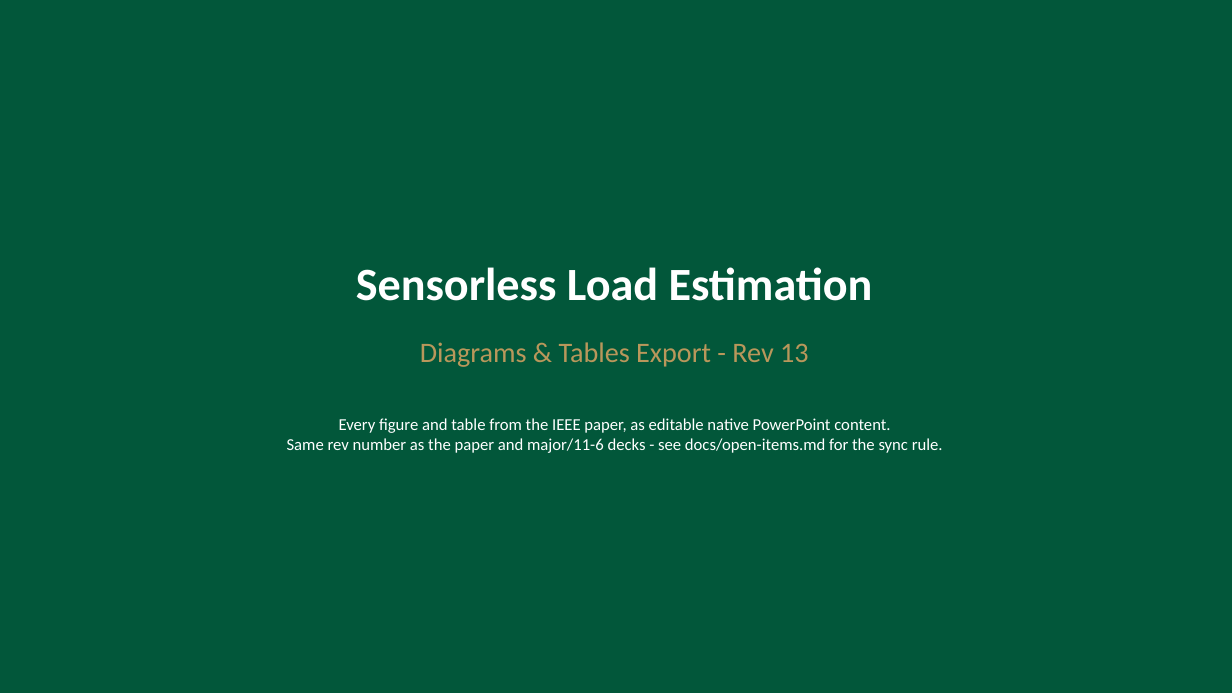
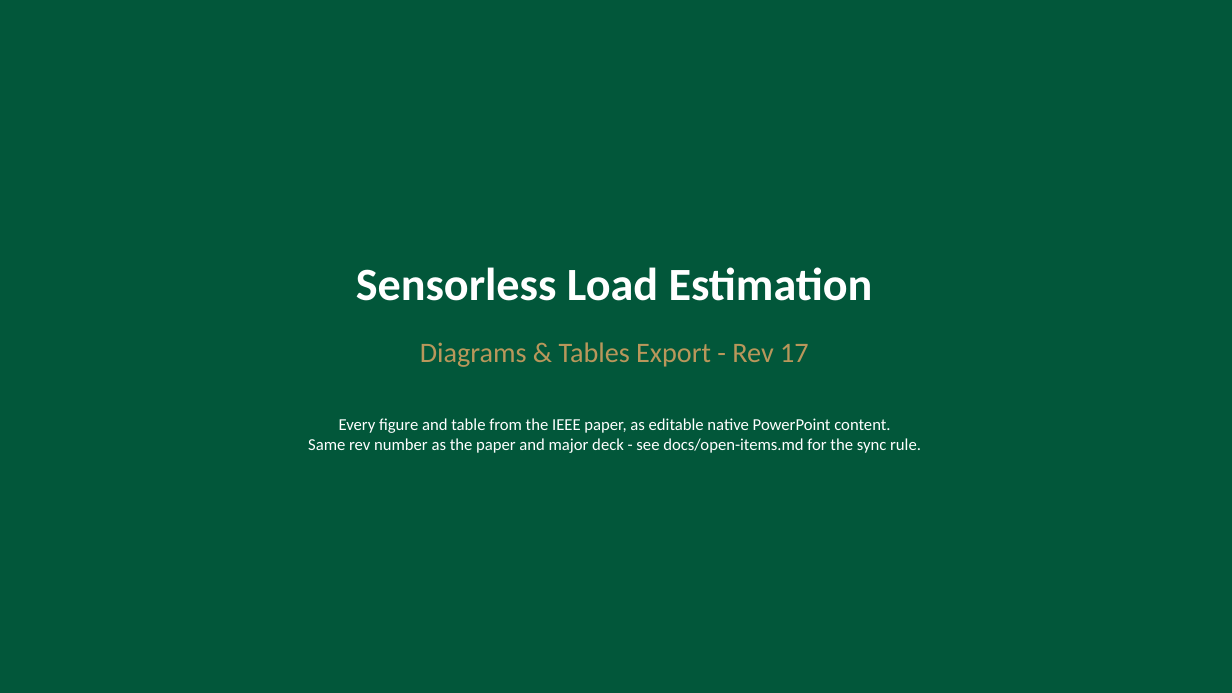
Before and after one commit to David-4529/Capstone, a slide deck: slide 1 of docs/paper/Sensorless_Load_Estimation_Diagrams_Tables_Export_Rev13.pptx. Drawn at 1232x693 pixels with LibreOffice and Linux fonts; fonts in the diff are those of the drawing. Boxes give left, top, right and bottom in pixels: in the first picture for what was removed or moved away, otherwise in the second. Text is boxed around its words. In the diff, an @@ line names an element or a change of style, - is before the commit and + after.

```diff
--- a/docs/paper/Sensorless_Load_Estimation_Diagrams_Tables_Export_Rev13.pptx
+++ b/docs/paper/Sensorless_Load_Estimation_Diagrams_Tables_Export_Rev13.pptx
@@ text at box(420, 342, 809, 367): text changed @@
-Diagrams & Tables Export - Rev 13
+Diagrams & Tables Export - Rev 17
@@ text at box(308, 438, 921, 453): text changed @@
-Same rev number as the paper and major/11-6 decks - see docs/open-items.md for the sync rule.
+Same rev number as the paper and major deck - see docs/open-items.md for the sync rule.
```
Also in this commit, not shown: 8 other slides changed.
